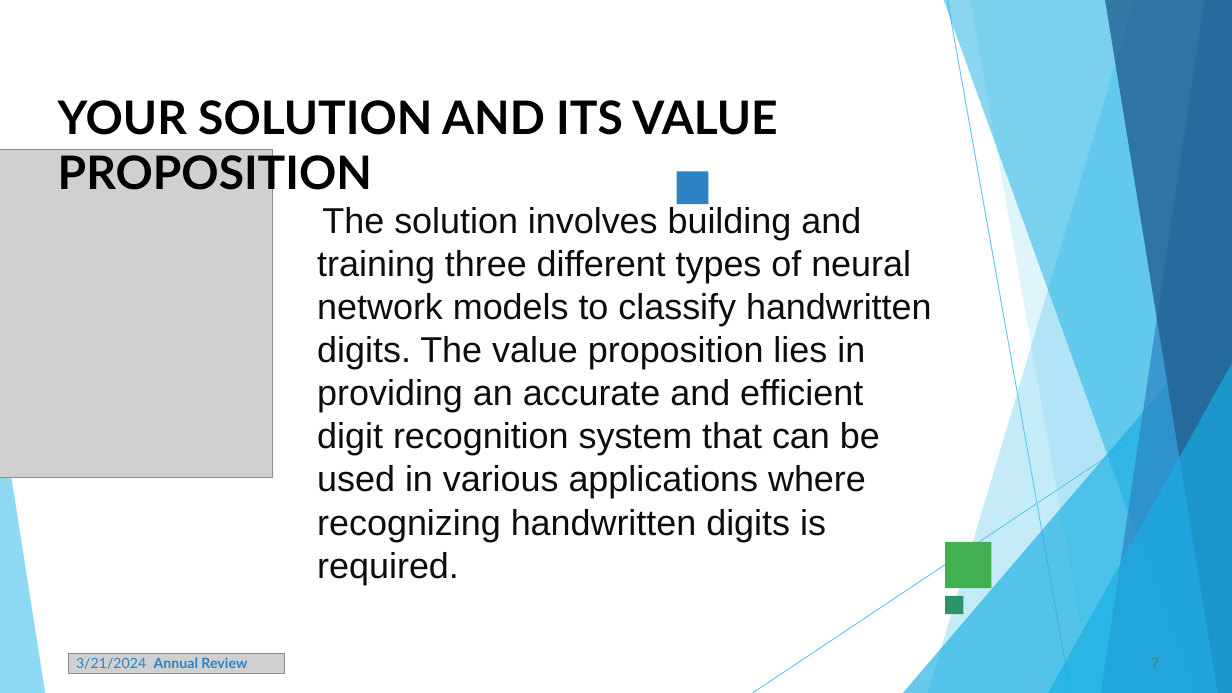
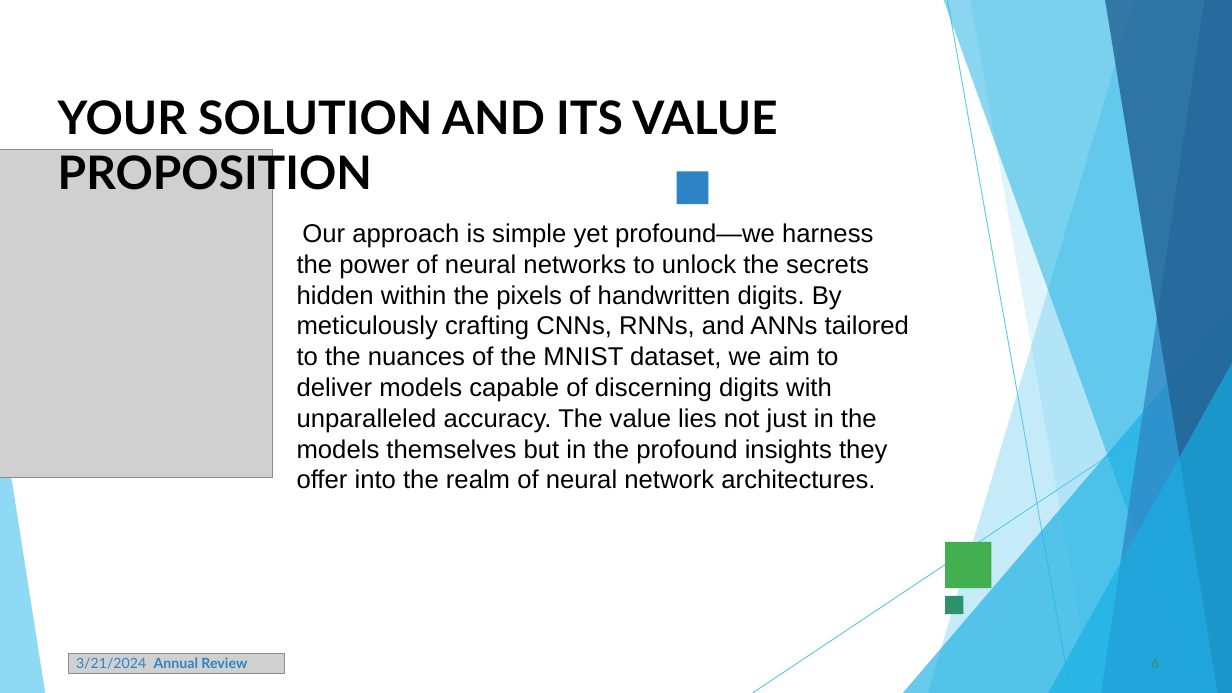
Before and after one commit to samraj46/NaanMudhalvan, a slide deck: slide 6 of samraj PPt.pptx (slide 7 before the commit). Drawn at 1232x693 pixels with LibreOffice and Linux fonts; fonts in the diff are those of the drawing; grey boxes stand for pictures. Boxes give left, top, right and bottom in pixels: in the first picture for what was removed or moved away, otherwise in the second. Text is boxed around its words. In the diff, an @@ line names an element or a change of style, - is before the commit and + after.

```diff
--- a/samraj PPt.pptx
+++ b/samraj PPt.pptx
@@ text at bbox=[297, 223, 909, 489]: text changed; size 28 to 20 pt; text colour #0D0D0D to #000000 @@
-The solution involves building and training three different types of neural network models to classify handwritten digits. The value proposition lies in providing an accurate and efficient digit recognition system that can be used in various applications where recognizing handwritten digits is required.
+Our approach is simple yet profound—we harness the power of neural networks to unlock the secrets hidden within the pixels of handwritten digits. By meticulously crafting CNNs, RNNs, and ANNs tailored to the nuances of the MNIST dataset, we aim to deliver models capable of discerning digits with unparalleled accuracy. The value lies not just in the models themselves but in the profound insights they offer into the realm of neural network architectures.
@@ page number at bbox=[1151, 658, 1159, 668]: text changed @@
-7
+6
```
Also in this commit, not shown: 6 other slides changed, 2 slides removed.
